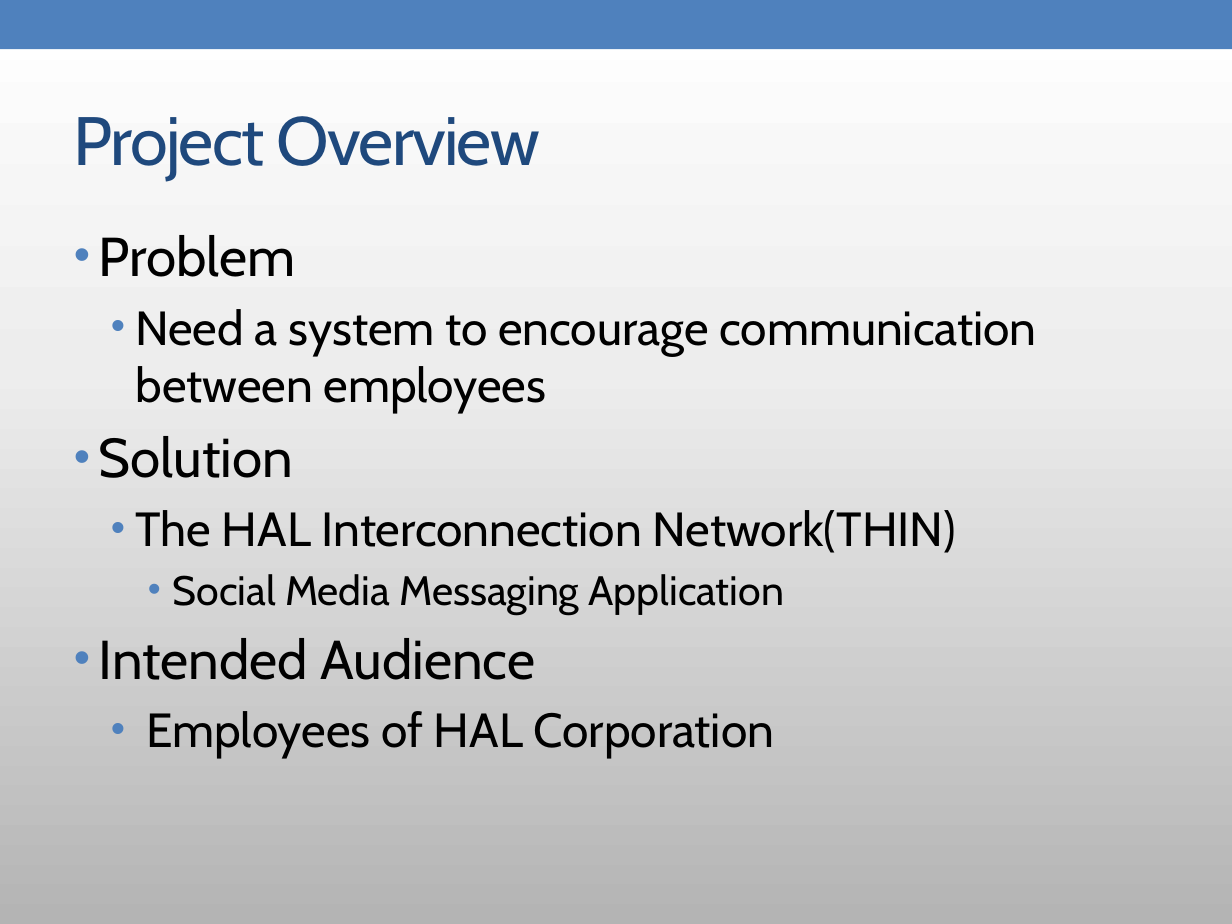
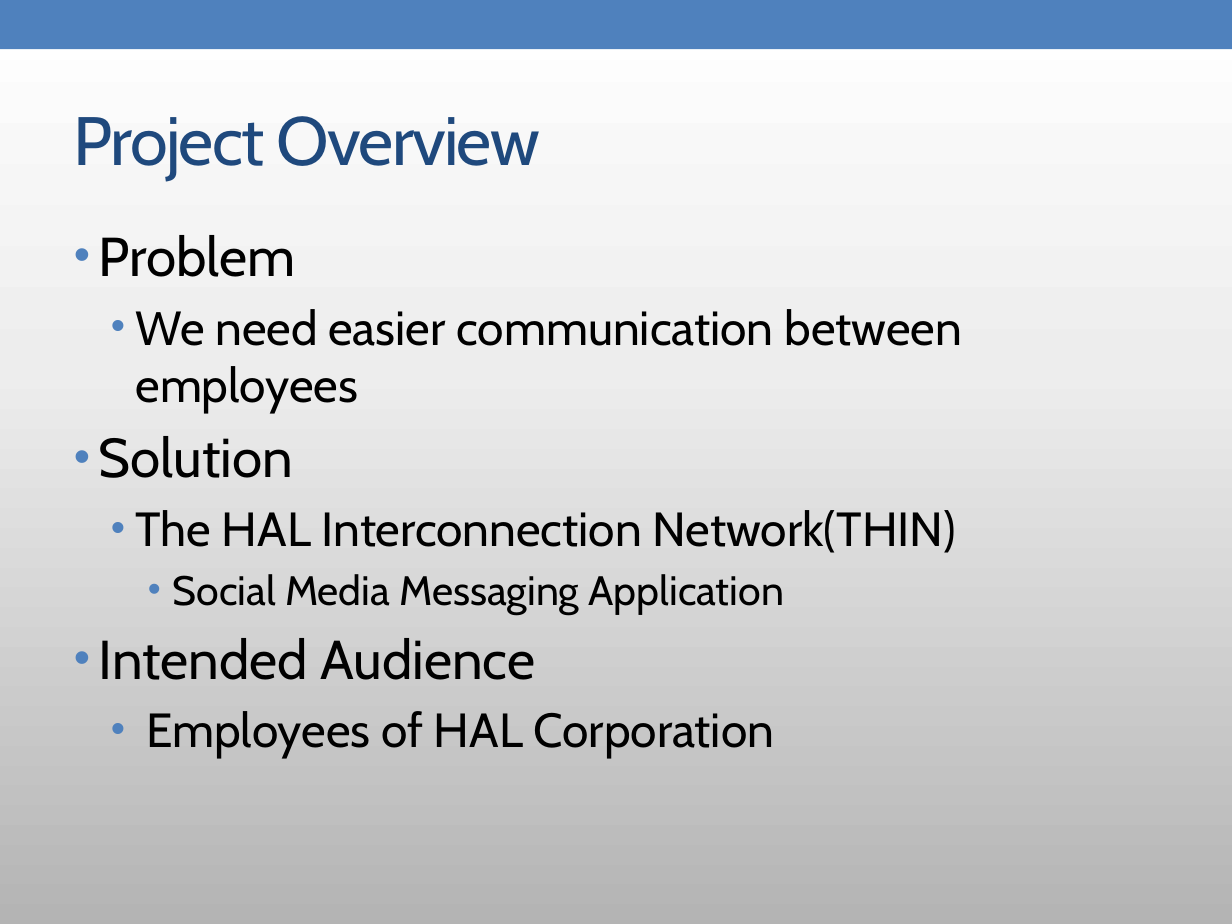
Before and after one commit to yotengo/MaverickApplicationsCorporation, a slide deck: slide 3 of doc/phase4/Mac reflection presentation.pptx. Drawn at 1232x924 pixels with LibreOffice and Linux fonts; fonts in the diff are those of the drawing. Boxes give left, top, right and bottom in pixels: in the first picture for what was removed or moved away, otherwise in the second. Text is boxed around its words. In the diff, an @@ line names an element or a change of style, - is before the commit and + after.

```diff
--- a/doc/phase4/Mac reflection presentation.pptx
+++ b/doc/phase4/Mac reflection presentation.pptx
@@ text at box(136, 309, 962, 413): text changed @@
-  • Need a system to encourage communication between employees
+  • We need easier communication between employees
```
Also in this commit, not shown: 4 other slides changed, 2 slides added.
